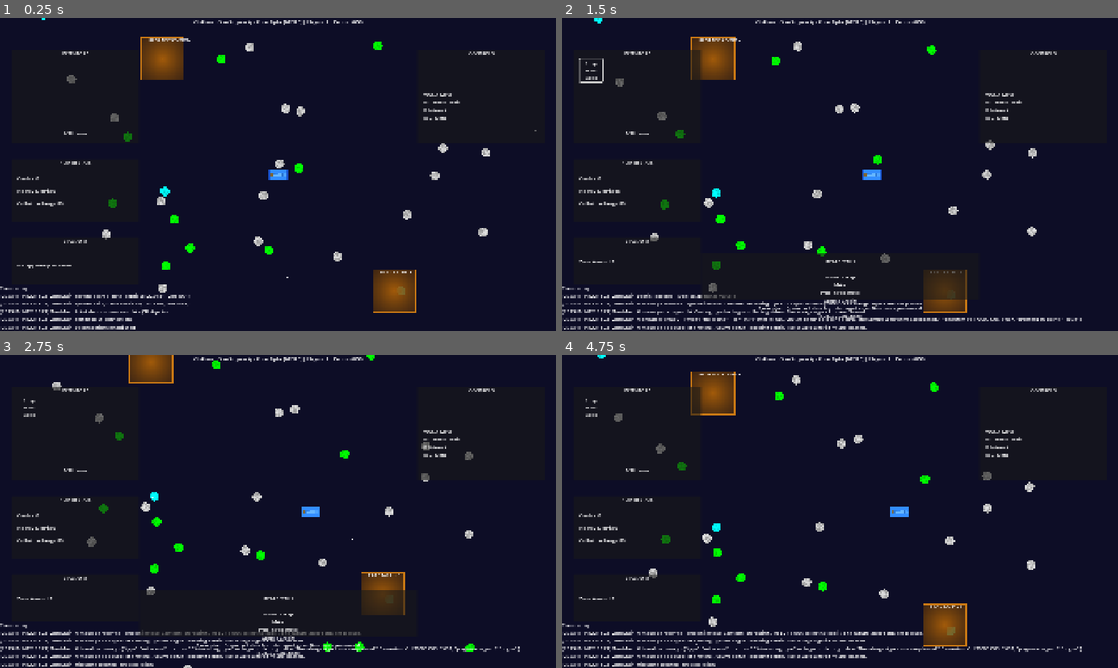
Above: before the commit, frames 1-4 (two rows, left to right).
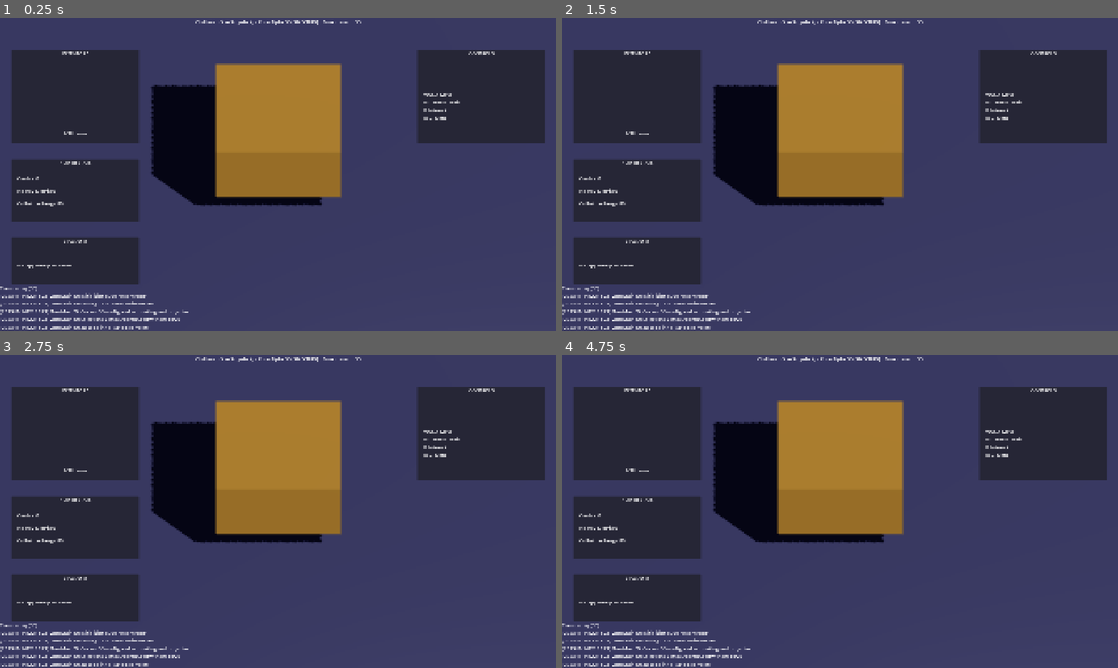
Above: after the commit, the same moments.

Repository: astrogirlnim/Children_of_Singularity
Game: Godot game, scene res://scenes/zones/ZoneMain3D.tscn
Two runs of this game, one before a commit and one after it. Both use one fixed random seed, a clock stepped at 60 frames per second and the inputs below. Before the commit the project starts from res://scenes/zones/ZoneMain.tscn.
Inputs (mouse positions are in pixels of both pictures, inside the frame that each line leads up to):
- Up to frame 1 (0.25 s): no input
- Up to frame 2 (1.5 s): move the mouse to (962, 158) at 0.52 s; hold D (move_right) 0.53-1.25 s; tap E (collect) at 0.6 s; click (589, 71) at 1.25 s, where only the run before the commit has a clickable "Scrap Metal Val: 5"
- Up to frame 3 (2.75 s): move the mouse to (166, 527) at 2.02 s; hold S (move_down) from 2.03 s (still down); tap E (collect) at 2.1 s
- Up to frame 4 (4.75 s): move the mouse to (895, 442) at 2.77 s; release S (move_down) at 2.78 s; hold D (move_right) 2.78-3.53 s; tap F (interact) at 2.85 s; tap E (collect) at 3.05, 3.6, 4.35 s; move the mouse to (812, 574) at 3.52 s; hold W (move_up) 3.53-4.28 s; move the mouse to (1006, 558) at 4.27 s; hold A (move_left) from 4.28 s (still down)

The runs differ from the first frame. In frame 1, 74% of the frame differs, in the area x 0-100%, y 0-100%; in frame 2, 74%; in frame 3, 74%; in frame 4, 74%.
Error before the commit: Parse Error: Expression is of type "Dictionary" so it can't be of type "Array". (res://scripts/APIClient.gd:163)

Commit message:
2.5D Conversion Day 1: Complete 3D Infrastructure (#3)
* update gitignore

* Fix 3D scene visibility issues

- Increased camera orthogonal size from 10.0 to 50.0 for better view
- Moved camera back to (0, 20, 20) for optimal viewing angle
- Added test cube at origin (0, 2, 0) for immediate visibility confirmation
- Increased ambient light energy from 0.3 to 0.8 for better illumination
- Brightened floor material for better contrast
- Extended far plane to 200.0 to prevent clipping

3D scene now renders properly with visible test geometry

* Complete Day 1 roadmap tasks and fix camera zoom

- Mark all Day 1 tasks as completed in roadmap
- Increase camera size from 50.0 to 80.0 for wider view
- Adjust camera position to (0, 25, 25) for better perspective
- Day 1 Scene Conversion phase now 100% complete

All Day 1 objectives achieved: 3D infrastructure ready for Player Conversion

Diff:
--- a/project.godot
+++ b/project.godot
@@ -12,7 +12,7 @@
 
 config/name="Children of the Singularity"
 config/description="A 2D/2.5D multiplayer sci-fi salvage simulation inspired by Moebius, Planetes, and Nausicaä"
-run/main_scene="res://scenes/zones/ZoneMain.tscn"
+run/main_scene="res://scenes/zones/ZoneMain3D.tscn"
 config/features=PackedStringArray("4.4", "Forward Plus")
 config/icon="res://icon.png"
 
@@ -61,6 +61,14 @@
 ]
 }
 
+[input]
+
+jump={
+"deadzone": 0.5,
+"events": [Object(InputEventKey,"resource_local_to_scene":false,"resource_name":"","device":0,"window_id":0,"alt_pressed":false,"shift_pressed":false,"ctrl_pressed":false,"meta_pressed":false,"pressed":false,"keycode":0,"physical_keycode":32,"key_label":0,"unicode":0,"location":0,"echo":false,"script":null)
+]
+}
+
 [layer_names]
 
 2d_physics/layer_1="player"
@@ -69,6 +77,24 @@
 2d_physics/layer_4="collectibles"
 2d_physics/layer_5="zone_boundaries"
 
+3d_physics/layer_1="player"
+3d_physics/layer_2="debris"
+3d_physics/layer_3="station"
+3d_physics/layer_4="collectibles"
+3d_physics/layer_5="boundaries"
+
+[physics]
+
+3d/default_gravity=9.8
+3d/default_gravity_vector=Vector3(0, -1, 0)
+
 [rendering]
 
 textures/canvas_textures/default_texture_filter=0
+anti_aliasing/quality/msaa_3d=2
+anti_aliasing/quality/fxaa=true
+occlusion_culling/use_occlusion_culling=true
+
+[environment]
+
+default_environment="res://scenes/environment/SpaceEnvironment.tres"
--- /dev/null
+++ b/scenes/environment/SpaceEnvironment.tres
@@ -0,0 +1,36 @@
+[gd_resource type="Environment" format=3 uid="uid://b7xvwgqjkm8nh"]
+
+[resource]
+
+background_mode = 1
+background_color = Color(0.05, 0.05, 0.1, 1)
+ambient_light_source = 2
+ambient_light_color = Color(0.2, 0.2, 0.3, 1)
+ambient_light_energy = 0.3
+sky_mode = 2
+adjustment_enabled = true
+adjustment_brightness = 1.0
+adjustment_contrast = 1.1
+adjustment_saturation = 0.9
+ssao_enabled = true
+ssao_radius = 1.0
+ssao_intensity = 0.5
+ssao_power = 1.5
+ssao_detail = 0.5
+ssao_horizon = 0.06
+ssao_sharpness = 0.98
+ssil_enabled = false
+sdfgi_enabled = false
+glow_enabled = true
+glow_levels/1 = 0.0
+glow_levels/2 = 0.0
+glow_levels/3 = 1.0
+glow_levels/4 = 0.0
+glow_levels/5 = 1.0
+glow_levels/6 = 0.0
+glow_levels/7 = 0.0
+glow_intensity = 0.8
+glow_strength = 1.0
+glow_mix = 0.05
+glow_bloom = 0.0
+glow_blend_mode = 2
--- /dev/null
+++ b/scenes/zones/ZoneMain3D.tscn
@@ -0,0 +1,337 @@
+[gd_scene load_steps=9 format=3 uid="uid://c8xvwgqjkm8nh"]
+
+[ext_resource type="Script" path="res://scripts/ZoneMain3D.gd" id="1_0k8x5"]
+[ext_resource type="Script" path="res://scripts/APIClient.gd" id="3_api_client"]
+[ext_resource type="Script" path="res://scripts/UpgradeSystem.gd" id="4_upgrade_system"]
+[ext_resource type="Script" path="res://scripts/AICommunicator.gd" id="5_ai_communicator"]
+[ext_resource type="Script" path="res://scripts/NetworkManager.gd" id="6_network_manager"]
+
+[sub_resource type="Environment" id="Environment_1"]
+background_mode = 1
+background_color = Color(0.05, 0.05, 0.1, 1)
+ambient_light_source = 2
+ambient_light_color = Color(0.2, 0.2, 0.3, 1)
+ambient_light_energy = 0.8
+
+[sub_resource type="BoxMesh" id="BoxMesh_1"]
+size = Vector3(200, 1, 200)
+
+[sub_resource type="StandardMaterial3D" id="StandardMaterial3D_1"]
+albedo_color = Color(0.3, 0.3, 0.4, 1)
+metallic = 0.1
+roughness = 0.6
+
+[sub_resource type="BoxShape3D" id="BoxShape3D_1"]
+size = Vector3(200, 1, 200)
+
+[sub_resource type="BoxMesh" id="BoxMesh_2"]
+size = Vector3(4, 2, 4)
+
+[sub_resource type="StandardMaterial3D" id="StandardMaterial3D_2"]
+albedo_color = Color(0.8, 0.6, 0.2, 1)
+metallic = 0.1
+roughness = 0.7
+
+[sub_resource type="BoxShape3D" id="BoxShape3D_2"]
+size = Vector3(4, 2, 4)
+
+[sub_resource type="BoxMesh" id="BoxMesh_3"]
+size = Vector3(5, 3, 5)
+
+[sub_resource type="StandardMaterial3D" id="StandardMaterial3D_3"]
+albedo_color = Color(0.2, 0.6, 0.8, 1)
+metallic = 0.1
+roughness = 0.7
+
+[sub_resource type="BoxShape3D" id="BoxShape3D_3"]
+size = Vector3(5, 3, 5)
+
+[node name="ZoneMain3D" type="Node3D"]
+script = ExtResource("1_0k8x5")
+
+[node name="APIClient" type="HTTPRequest" parent="."]
+script = ExtResource("3_api_client")
+
+[node name="UpgradeSystem" type="Node" parent="."]
+script = ExtResource("4_upgrade_system")
+
+[node name="AICommunicator" type="Node" parent="."]
+script = ExtResource("5_ai_communicator")
+
+[node name="NetworkManager" type="Node" parent="."]
+script = ExtResource("6_network_manager")
+
+[node name="WorldEnvironment" type="WorldEnvironment" parent="."]
+environment = SubResource("Environment_1")
+
+[node name="DirectionalLight3D" type="DirectionalLight3D" parent="."]
+transform = Transform3D(0.707107, -0.5, 0.5, 0, 0.707107, 0.707107, -0.707107, -0.5, 0.5, 0, 10, 0)
+light_energy = 0.8
+light_color = Color(0.9, 0.9, 1, 1)
+shadow_enabled = true
+shadow_bias = 0.05
+directional_shadow_mode = 2
+
+[node name="Camera3D" type="Camera3D" parent="."]
+transform = Transform3D(1, 0, 0, 0, 0.707107, 0.707107, 0, -0.707107, 0.707107, 0, 25, 25)
+projection = 1
+size = 80.0
+near = 0.1
+far = 200.0
+
+[node name="TestGeometry" type="Node3D" parent="."]
+
+[node name="OriginTestCube" type="MeshInstance3D" parent="TestGeometry"]
+transform = Transform3D(1, 0, 0, 0, 1, 0, 0, 0, 1, 0, 2, 0)
+mesh = SubResource("BoxMesh_2")
+surface_material_override/0 = SubResource("StandardMaterial3D_2")
+
+[node name="FloorPlane" type="MeshInstance3D" parent="TestGeometry"]
+transform = Transform3D(1, 0, 0, 0, 1, 0, 0, 0, 1, 0, -0.5, 0)
+mesh = SubResource("BoxMesh_1")
+surface_material_override/0 = SubResource("StandardMaterial3D_1")
+
+[node name="FloorCollision" type="StaticBody3D" parent="TestGeometry"]
+transform = Transform3D(1, 0, 0, 0, 1, 0, 0, 0, 1, 0, -0.5, 0)
+
+[node name="CollisionShape3D" type="CollisionShape3D" parent="TestGeometry/FloorCollision"]
+shape = SubResource("BoxShape3D_1")
+
+[node name="DebrisContainer" type="Node3D" parent="."]
+
+[node name="NPCHubContainer" type="Node3D" parent="."]
+
+[node name="NPCHub1" type="StaticBody3D" parent="NPCHubContainer"]
+transform = Transform3D(1, 0, 0, 0, 1, 0, 0, 0, 1, 20, 0, 20)
+collision_layer = 8
+collision_mask = 1
+
+[node name="HubMesh" type="MeshInstance3D" parent="NPCHubContainer/NPCHub1"]
+transform = Transform3D(1, 0, 0, 0, 1, 0, 0, 0, 1, 0, 1, 0)
+mesh = SubResource("BoxMesh_2")
+surface_material_override/0 = SubResource("StandardMaterial3D_2")
+
+[node name="HubCollision" type="CollisionShape3D" parent="NPCHubContainer/NPCHub1"]
+transform = Transform3D(1, 0, 0, 0, 1, 0, 0, 0, 1, 0, 1, 0)
+shape = SubResource("BoxShape3D_2")
+
+[node name="NPCHub2" type="StaticBody3D" parent="NPCHubContainer"]
+transform = Transform3D(1, 0, 0, 0, 1, 0, 0, 0, 1, -20, 0, -20)
+collision_layer = 8
+collision_mask = 1
+
+[node name="HubMesh" type="MeshInstance3D" parent="NPCHubContainer/NPCHub2"]
+transform = Transform3D(1, 0, 0, 0, 1, 0, 0, 0, 1, 0, 1.5, 0)
+mesh = SubResource("BoxMesh_3")
+surface_material_override/0 = SubResource("StandardMaterial3D_3")
+
+[node name="HubCollision" type="CollisionShape3D" parent="NPCHubContainer/NPCHub2"]
+transform = Transform3D(1, 0, 0, 0, 1, 0, 0, 0, 1, 0, 1.5, 0)
+shape = SubResource("BoxShape3D_3")
+
+[node name="UILayer" type="CanvasLayer" parent="."]
+
+[node name="HUD" type="Control" parent="UILayer"]
+layout_mode = 3
+anchors_preset = 15
+anchor_right = 1.0
+anchor_bottom = 1.0
+
+[node name="DebugLabel" type="Label" parent="UILayer/HUD"]
+layout_mode = 0
+anchor_right = 1.0
+anchor_bottom = 0.1
+text = "Debug: Zone Loading... (3D Mode)"
+horizontal_alignment = 1
+
+[node name="LogLabel" type="Label" parent="UILayer/HUD"]
+layout_mode = 0
+anchor_top = 0.85
+anchor_right = 1.0
+anchor_bottom = 1.0
+text = "Logs: 3D System initializing..."
+vertical_alignment = 2
+
+[node name="InventoryPanel" type="Panel" parent="UILayer/HUD"]
+layout_mode = 0
+anchor_left = 0.02
+anchor_top = 0.1
+anchor_right = 0.25
+anchor_bottom = 0.4
+color = Color(0.1, 0.1, 0.1, 0.8)
+
+[node name="InventoryTitle" type="Label" parent="UILayer/HUD/InventoryPanel"]
+layout_mode = 0
+anchor_right = 1.0
+anchor_bottom = 0.1
+text = "INVENTORY"
+horizontal_alignment = 1
+
+[node name="InventoryGrid" type="GridContainer" parent="UILayer/HUD/InventoryPanel"]
+layout_mode = 0
+anchor_left = 0.05
+anchor_top = 0.1
+anchor_right = 0.95
+anchor_bottom = 0.85
+columns = 2
+
+[node name="InventoryStatus" type="Label" parent="UILayer/HUD/InventoryPanel"]
+layout_mode = 0
+anchor_left = 0.05
+anchor_top = 0.85
+anchor_right = 0.95
+anchor_bottom = 1.0
+text = "0/10 Items"
+horizontal_alignment = 1
+
+[node name="StatsPanel" type="Panel" parent="UILayer/HUD"]
+layout_mode = 0
+anchor_left = 0.02
+anchor_top = 0.45
+anchor_right = 0.25
+anchor_bottom = 0.65
+color = Color(0.1, 0.1, 0.1, 0.8)
+
+[node name="StatsTitle" type="Label" parent="UILayer/HUD/StatsPanel"]
+layout_mode = 0
+anchor_right = 1.0
+anchor_bottom = 0.2
+text = "PLAYER STATS"
+horizontal_alignment = 1
+
+[node name="CreditsLabel" type="Label" parent="UILayer/HUD/StatsPanel"]
+layout_mode = 0
+anchor_left = 0.05
+anchor_top = 0.25
+anchor_right = 0.95
+anchor_bottom = 0.45
+text = "Credits: 0"
+
+[node name="DebrisCountLabel" type="Label" parent="UILayer/HUD/StatsPanel"]
+layout_mode = 0
+anchor_left = 0.05
+anchor_top = 0.45
+anchor_right = 0.95
+anchor_bottom = 0.65
+text = "Nearby Debris: 0"
+
+[node name="CollectionRangeLabel" type="Label" parent="UILayer/HUD/StatsPanel"]
+layout_mode = 0
+anchor_left = 0.05
+anchor_top = 0.65
+anchor_right = 0.95
+anchor_bottom = 0.85
+text = "Collection Range: 80"
+
+[node name="UpgradeStatusPanel" type="Panel" parent="UILayer/HUD"]
+layout_mode = 0
+anchor_left = 0.02
+anchor_top = 0.7
+anchor_right = 0.25
+anchor_bottom = 0.85
+color = Color(0.1, 0.1, 0.1, 0.8)
+
+[node name="UpgradeStatusTitle" type="Label" parent="UILayer/HUD/UpgradeStatusPanel"]
+layout_mode = 0
+anchor_right = 1.0
+anchor_bottom = 0.2
+text = "UPGRADES"
+horizontal_alignment = 1
+
+[node name="UpgradeStatusText" type="Label" parent="UILayer/HUD/UpgradeStatusPanel"]
+layout_mode = 0
+anchor_left = 0.05
+anchor_top = 0.2
+anchor_right = 0.95
+anchor_bottom = 1.0
+text = "No upgrades purchased"
+vertical_alignment = 1
+
+[node name="ControlsPanel" type="Panel" parent="UILayer/HUD"]
+layout_mode = 0
+anchor_left = 0.75
+anchor_top = 0.1
+anchor_right = 0.98
+anchor_bottom = 0.4
+color = Color(0.1, 0.1, 0.1, 0.8)
+
+[node name="ControlsTitle" type="Label" parent="UILayer/HUD/ControlsPanel"]
+layout_mode = 0
+anchor_right = 1.0
+anchor_bottom = 0.15
+text = "CONTROLS"
+horizontal_alignment = 1
+
+[node name="ControlsText" type="Label" parent="UILayer/HUD/ControlsPanel"]
+layout_mode = 0
+anchor_left = 0.05
+anchor_top = 0.2
+anchor_right = 0.95
+anchor_bottom = 1.0
+text = "WASD: Move
+E: Collect Debris
+F: Interact
+ESC: Menu"
+vertical_alignment = 1
+
+[node name="AIMessageOverlay" type="Panel" parent="UILayer/HUD"]
+layout_mode = 0
+anchor_left = 0.25
+anchor_top = 0.75
+anchor_right = 0.75
+anchor_bottom = 0.9
+color = Color(0.05, 0.05, 0.2, 0.9)
+visible = false
+
+[node name="AIMessageLabel" type="Label" parent="UILayer/HUD/AIMessageOverlay"]
+layout_mode = 0
+anchor_left = 0.05
+anchor_top = 0.1
+anchor_right = 0.95
+anchor_bottom = 0.9
+text = "AI MESSAGE WILL APPEAR HERE"
+horizontal_alignment = 1
+vertical_alignment = 1
+autowrap_mode = 2
+
+[node name="TradingInterface" type="Panel" parent="UILayer/HUD"]
+layout_mode = 0
+anchor_left = 0.3
+anchor_top = 0.2
+anchor_right = 0.7
+anchor_bottom = 0.8
+color = Color(0.1, 0.1, 0.1, 0.9)
+visible = false
+
+[node name="TradingTitle" type="Label" parent="UILayer/HUD/TradingInterface"]
+layout_mode = 0
+anchor_right = 1.0
+anchor_bottom = 0.1
+text = "TRADING TERMINAL"
+horizontal_alignment = 1
+
+[node name="TradingContent" type="VBoxContainer" parent="UILayer/HUD/TradingInterface"]
+layout_mode = 0
+anchor_left = 0.05
+anchor_top = 0.1
+anchor_right = 0.95
+anchor_bottom = 0.85
+
+[node name="TradingResult" type="Label" parent="UILayer/HUD/TradingInterface/TradingContent"]
+layout_mode = 2
+text = "Trading information will appear here"
+horizontal_alignment = 1
+vertical_alignment = 1
+autowrap_mode = 2
+
+[node name="SellAllButton" type="Button" parent="UILayer/HUD/TradingInterface/TradingContent"]
+layout_mode = 2
+text = "SELL ALL DEBRIS"
+
+[node name="TradingCloseButton" type="Button" parent="UILayer/HUD/TradingInterface"]
+layout_mode = 0
+anchor_left = 0.85
+anchor_top = 0.05
+anchor_right = 0.95
+anchor_bottom = 0.1
+text = "X"
--- a/scripts/APIClient.gd
+++ b/scripts/APIClient.gd
@@ -160,13 +160,9 @@
 	elif response_data is Dictionary and "player_id" in response_data and "credits" in response_data:
 		_log_message("APIClient: Player data received")
 		player_data_loaded.emit(response_data)
-	elif (response_data is Dictionary and "inventory" in response_data) or (response_data is Array):
+	elif response_data is Dictionary and "inventory" in response_data:
 		_log_message("APIClient: Inventory data received")
-		var inventory_data
-		if response_data is Dictionary:
-			inventory_data = response_data.get("inventory", [])
-		else:
-			inventory_data = response_data
+		var inventory_data = response_data.get("inventory", [])
 		inventory_updated.emit(inventory_data)
 	elif response_data is Dictionary and "credits" in response_data:
 		_log_message("APIClient: Credits updated")
--- /dev/null
+++ b/scripts/ZoneMain3D.gd
@@ -0,0 +1,113 @@
+# ZoneMain3D.gd
+# 3D version of the main zone controller for Children of the Singularity
+# Manages the primary gameplay zone where players explore and collect debris in 3D
+
+class_name ZoneMain3D
+extends Node3D
+
+## Signal emitted when zone is fully loaded and ready for gameplay
+signal zone_ready()
+
+## Signal emitted when debris is collected
+signal debris_collected(debris_type: String, value: int)
+
+## Signal emitted when player enters NPC hub area
+signal npc_hub_entered()
+
+# Core system references
+@onready var camera_3d: Camera3D = $Camera3D
+@onready var directional_light: DirectionalLight3D = $DirectionalLight3D
+@onready var world_environment: WorldEnvironment = $WorldEnvironment
+@onready var debris_container: Node3D = $DebrisContainer
+@onready var npc_hub_container: Node3D = $NPCHubContainer
+
+# System nodes (shared with 2D version)
+@onready var hud: Control = $UILayer/HUD
+@onready var debug_label: Label = $UILayer/HUD/DebugLabel
+@onready var log_label: Label = $UILayer/HUD/LogLabel
+@onready var api_client: Node = $APIClient
+@onready var upgrade_system: Node = $UpgradeSystem
+@onready var ai_communicator: Node = $AICommunicator
+@onready var network_manager: Node = $NetworkManager
+
+# Zone properties
+var zone_name: String = "Zone Alpha 3D"
+var zone_id: String = "zone_alpha_3d_01"
+var zone_bounds: Vector3 = Vector3(100, 50, 100)  # 3D bounds
+var game_logs: Array[String] = []
+
+func _ready() -> void:
+	_log_message("ZoneMain3D: Initializing 3D zone controller")
+	_initialize_3d_zone()
+	_update_debug_display()
+	_log_message("ZoneMain3D: 3D Zone ready for gameplay")
+	zone_ready.emit()
+
+func _initialize_3d_zone() -> void:
+	"""Initialize the 3D zone with basic settings"""
+	_log_message("ZoneMain3D: Setting up 3D zone environment")
+
+	# Configure camera
+	if camera_3d:
+		camera_3d.projection = Camera3D.PROJECTION_ORTHOGONAL
+		camera_3d.size = 10.0
+		camera_3d.position = Vector3(0, 10, 10)
+		camera_3d.look_at(Vector3.ZERO, Vector3.UP)
+		_log_message("ZoneMain3D: Camera3D configured with orthogonal projection")
+
+	# Configure lighting
+	if directional_light:
+		directional_light.light_energy = 0.8
+		directional_light.shadow_enabled = true
+		_log_message("ZoneMain3D: DirectionalLight3D configured with shadows")
+
+	# Initialize HUD
+	if debug_label:
+		debug_label.text = "Children of the Singularity - %s [3D DEBUG]" % zone_name
+
+	_log_message("ZoneMain3D: 3D zone initialization complete")
+
+func _update_debug_display() -> void:
+	"""Update the debug information display"""
+	if debug_label:
+		debug_label.text = "Children of the Singularity - %s [3D DEBUG] | Environment: 3D" % zone_name
+
+func _log_message(message: String) -> void:
+	"""Add a message to the game log and display it"""
+	var timestamp = Time.get_datetime_string_from_system()
+	var formatted_message = "[%s] %s" % [timestamp, message]
+
+	print(formatted_message)
+	game_logs.append(formatted_message)
+
+	# Keep only last 10 log entries for display
+	if game_logs.size() > 10:
+		game_logs.pop_front()
+
+	# Update log display
+	if log_label:
+		log_label.text = "Console Log (3D):\n" + "\n".join(game_logs)
+
+## Get the current zone information
+func get_zone_info() -> Dictionary:
+	return {
+		"zone_name": zone_name,
+		"zone_id": zone_id,
+		"bounds": zone_bounds,
+		"is_3d": true
+	}
+
+## Simple test method to verify 3D functionality
+func test_3d_functionality() -> void:
+	_log_message("ZoneMain3D: Testing 3D functionality")
+
+	if camera_3d:
+		_log_message("ZoneMain3D: Camera3D is present and functional")
+
+	if directional_light:
+		_log_message("ZoneMain3D: DirectionalLight3D is present and functional")
+
+	if world_environment:
+		_log_message("ZoneMain3D: WorldEnvironment is present and functional")
+
+	_log_message("ZoneMain3D: 3D functionality test complete")
Not shown, changed: .gitignore
Not shown, changed: _docs/2.5d_mvp_roadmap.md
Not shown, added: documentation/godot_summarized/classes_summary.md
Not shown, added: documentation/godot_summarized/getting_started_summary.md
Not shown, added: documentation/godot_summarized/tutorials_summary.md
